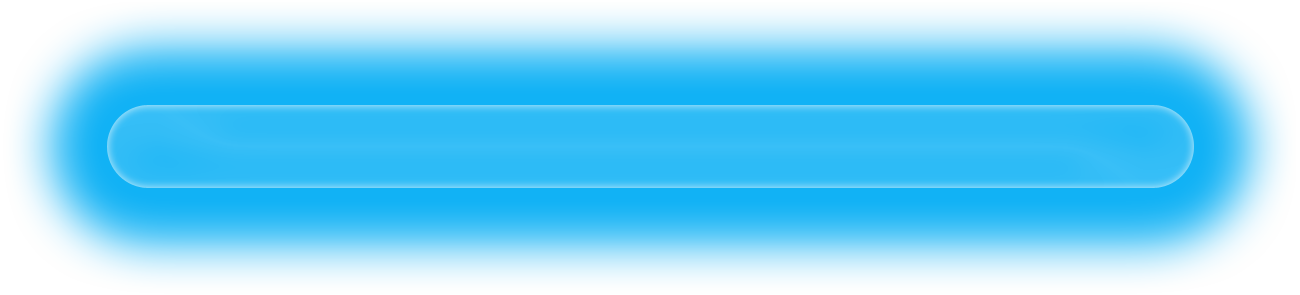
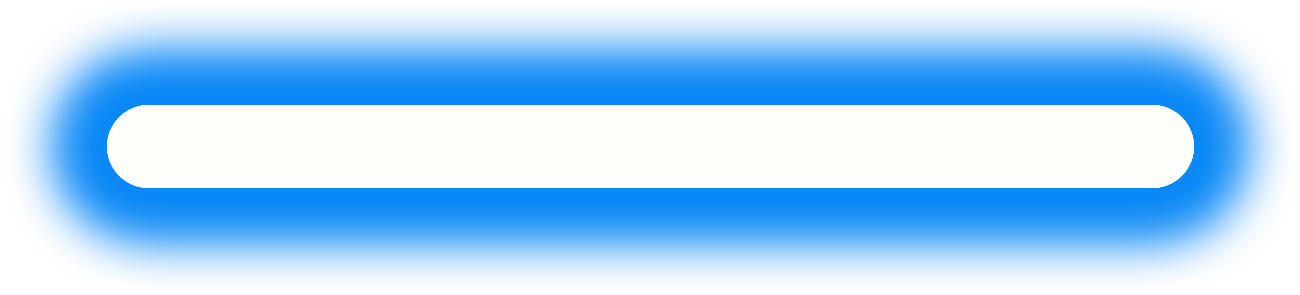
Layers edited between the first and the second w=1300, h=295 image:
added layer "Layer 2" above "Layer 1" over [17, 12, 1284, 281]
painted on "Layer 1" over [17, 12, 1284, 281]
